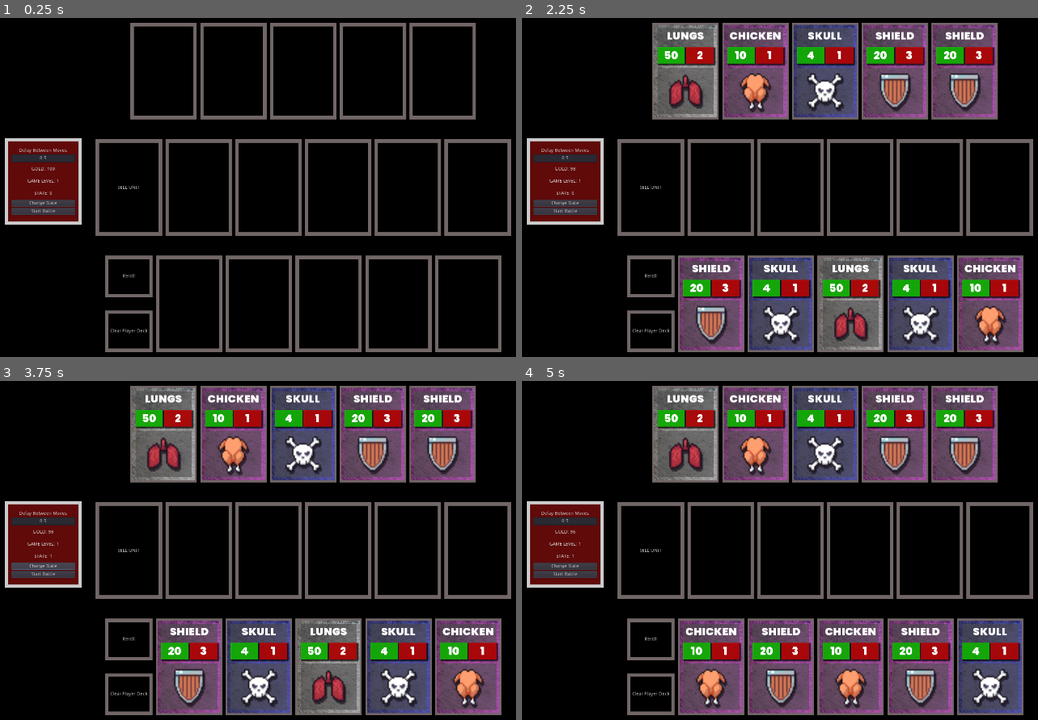
Above: before the commit, frames 1-4 (two rows, left to right).
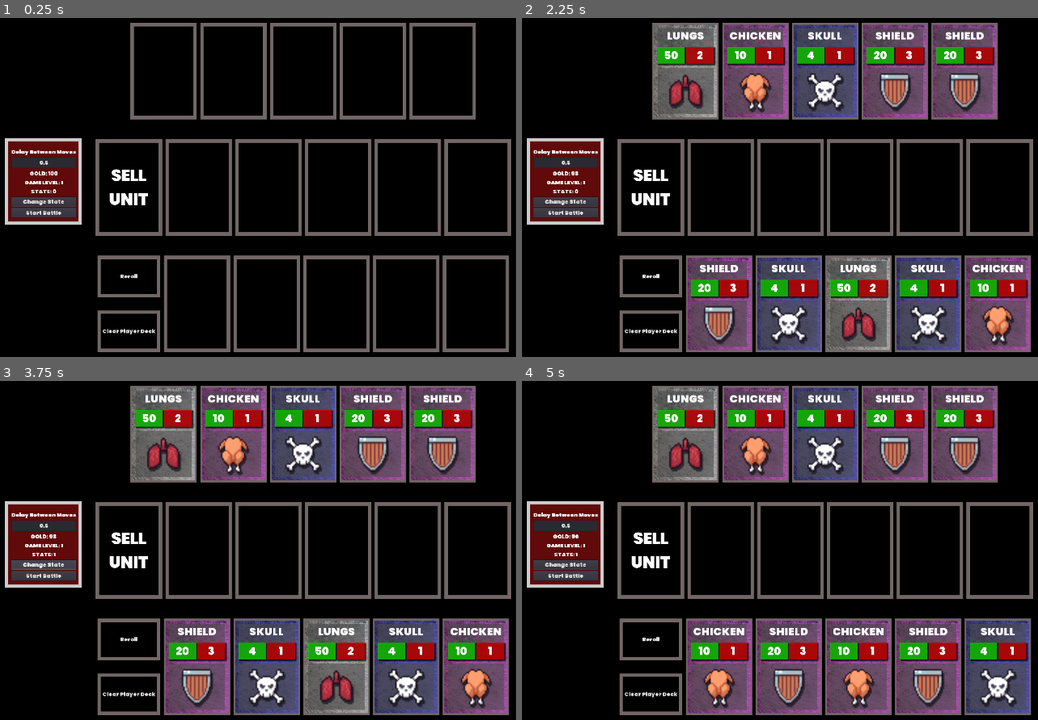
Above: after the commit, the same moments.

Repository: RM35/steel-chalk-asset
Game: Godot game, scene res://main.tscn
The game is run twice, just before and just after one commit, with the same random seed, the same clock (stepped at 60 frames per second) and the same inputs.
Inputs:
- Up to frame 1 (0.25 s): no input
- Up to frame 2 (2.25 s): click "Start Battle" at 0.5 s; click "Start Battle" at 1.25 s; click "Reroll" at 2 s
- Up to frame 3 (3.75 s): click "Clear Player Deck" at 2.75 s; click "Change State" at 3.5 s
- Up to frame 4 (5 s): click "Reroll" at 4.25 s

The runs differ from the first frame. In frame 1, 4.7% of the frame differs, in the area x 2-99%, y 38-99%; in frame 2, 12%; in frame 3, 12%; in frame 4, 12%.

Commit message:
update fonts

Diff:
--- a/sell_box/sell_box.tscn
+++ b/sell_box/sell_box.tscn
@@ -1,8 +1,13 @@
-[gd_scene load_steps=4 format=2]
+[gd_scene load_steps=6 format=2]
 
 [ext_resource path="res://card_slot/panel_style.tres" type="StyleBox" id=1]
 [ext_resource path="res://sell_box/sell_box.gd" type="Script" id=2]
 [ext_resource path="res://unit/sounds/Wood Block1.mp3" type="AudioStream" id=3]
+[ext_resource path="res://unit/textures/Poppins-Black.ttf" type="DynamicFontData" id=4]
+
+[sub_resource type="DynamicFont" id=1]
+size = 48
+font_data = ExtResource( 4 )
 
 [node name="SellBox" type="Panel"]
 margin_right = 187.0
@@ -19,9 +24,11 @@
 [node name="Label" type="Label" parent="."]
 anchor_right = 1.0
 anchor_bottom = 1.0
+custom_fonts/font = SubResource( 1 )
 text = "SELL UNIT"
 align = 1
 valign = 1
+autowrap = true
 
 [node name="SellSFX" type="AudioStreamPlayer" parent="."]
 stream = ExtResource( 3 )
--- a/world/world.tscn
+++ b/world/world.tscn
@@ -6,6 +6,10 @@
 [ext_resource path="res://card_slot/panel_style.tres" type="StyleBox" id=4]
 [ext_resource path="res://unit/sounds/African1.mp3" type="AudioStream" id=5]
 [ext_resource path="res://sell_box/sell_box.tscn" type="PackedScene" id=6]
+[ext_resource path="res://unit/textures/Poppins-Black.ttf" type="DynamicFontData" id=7]
+
+[sub_resource type="DynamicFont" id=2]
+font_data = ExtResource( 7 )
 
 [sub_resource type="StyleBoxFlat" id=1]
 bg_color = Color( 0.380392, 0.0431373, 0.0431373, 1 )
@@ -14,6 +18,15 @@
 border_width_right = 10
 border_width_bottom = 10
 
+[sub_resource type="DynamicFont" id=3]
+font_data = ExtResource( 7 )
+
+[sub_resource type="DynamicFont" id=4]
+font_data = ExtResource( 7 )
+
+[sub_resource type="DynamicFont" id=5]
+font_data = ExtResource( 7 )
+
 [node name="World" type="Control"]
 anchor_right = 1.0
 anchor_bottom = 1.0
@@ -109,16 +122,17 @@
 alignment = 1
 
 [node name="VB" type="VBoxContainer" parent="VB/ShopCards"]
-margin_left = 377.0
-margin_right = 508.0
+margin_left = 354.0
+margin_right = 531.0
 margin_bottom = 276.0
 custom_constants/separation = 50
 
 [node name="Reroll" type="Button" parent="VB/ShopCards/VB"]
-margin_right = 131.0
+margin_right = 177.0
 margin_bottom = 113.0
 size_flags_horizontal = 3
 size_flags_vertical = 3
+custom_fonts/font = SubResource( 2 )
 custom_styles/hover = ExtResource( 4 )
 custom_styles/pressed = ExtResource( 4 )
 custom_styles/focus = ExtResource( 4 )
@@ -128,10 +142,11 @@
 
 [node name="ClearTeam" type="Button" parent="VB/ShopCards/VB"]
 margin_top = 163.0
-margin_right = 131.0
+margin_right = 177.0
 margin_bottom = 276.0
 size_flags_horizontal = 3
 size_flags_vertical = 3
+custom_fonts/font = SubResource( 2 )
 custom_styles/hover = ExtResource( 4 )
 custom_styles/pressed = ExtResource( 4 )
 custom_styles/focus = ExtResource( 4 )
@@ -140,28 +155,28 @@
 text = "Clear Player Deck"
 
 [node name="CardSlot" parent="VB/ShopCards" instance=ExtResource( 1 )]
-margin_left = 528.0
-margin_right = 715.0
+margin_left = 551.0
+margin_right = 738.0
 margin_bottom = 276.0
 
 [node name="CardSlot2" parent="VB/ShopCards" instance=ExtResource( 1 )]
-margin_left = 735.0
-margin_right = 922.0
+margin_left = 758.0
+margin_right = 945.0
 margin_bottom = 276.0
 
 [node name="CardSlot3" parent="VB/ShopCards" instance=ExtResource( 1 )]
-margin_left = 942.0
-margin_right = 1129.0
+margin_left = 965.0
+margin_right = 1152.0
 margin_bottom = 276.0
 
 [node name="CardSlot4" parent="VB/ShopCards" instance=ExtResource( 1 )]
-margin_left = 1149.0
-margin_right = 1336.0
+margin_left = 1172.0
+margin_right = 1359.0
 margin_bottom = 276.0
 
 [node name="CardSlot5" parent="VB/ShopCards" instance=ExtResource( 1 )]
-margin_left = 1356.0
-margin_right = 1543.0
+margin_left = 1379.0
+margin_right = 1566.0
 margin_bottom = 276.0
 
 [node name="RerollSFX" type="AudioStreamPlayer" parent="."]
@@ -197,63 +212,70 @@
 [node name="VB" type="VBoxContainer" parent="Debug/Panel/MarginContainer"]
 margin_left = 20.0
 margin_top = 30.0
-margin_right = 209.0
-margin_bottom = 228.0
+margin_right = 212.0
+margin_bottom = 237.0
 
 [node name="Label" type="Label" parent="Debug/Panel/MarginContainer/VB"]
-margin_right = 189.0
-margin_bottom = 14.0
+margin_right = 192.0
+margin_bottom = 23.0
+custom_fonts/font = SubResource( 3 )
 text = "Delay Between Moves"
 align = 1
 valign = 1
 
 [node name="LineEdit" type="LineEdit" parent="Debug/Panel/MarginContainer/VB"]
-margin_top = 18.0
-margin_right = 189.0
-margin_bottom = 42.0
+margin_top = 27.0
+margin_right = 192.0
+margin_bottom = 60.0
+custom_fonts/font = SubResource( 4 )
 text = "0.5"
 align = 1
 
 [node name="Gold" type="Label" parent="Debug/Panel/MarginContainer/VB"]
-margin_top = 55.0
-margin_right = 189.0
-margin_bottom = 69.0
+margin_top = 64.0
+margin_right = 192.0
+margin_bottom = 87.0
 size_flags_horizontal = 3
 size_flags_vertical = 6
+custom_fonts/font = SubResource( 3 )
 text = "GOLD:"
 align = 1
 valign = 1
 
 [node name="Level" type="Label" parent="Debug/Panel/MarginContainer/VB"]
 margin_top = 91.0
-margin_right = 189.0
-margin_bottom = 105.0
+margin_right = 192.0
+margin_bottom = 114.0
 size_flags_horizontal = 3
 size_flags_vertical = 6
+custom_fonts/font = SubResource( 3 )
 text = "LEVEL:"
 align = 1
 valign = 1
 
 [node name="State" type="Label" parent="Debug/Panel/MarginContainer/VB"]
-margin_top = 127.0
-margin_right = 189.0
+margin_top = 118.0
+margin_right = 192.0
 margin_bottom = 141.0
 size_flags_horizontal = 3
 size_flags_vertical = 6
+custom_fonts/font = SubResource( 3 )
 text = "STATE:"
 align = 1
 valign = 1
 
 [node name="Button" type="Button" parent="Debug/Panel/MarginContainer/VB"]
-margin_top = 154.0
-margin_right = 189.0
+margin_top = 145.0
+margin_right = 192.0
 margin_bottom = 174.0
+custom_fonts/font = SubResource( 5 )
 text = "Change State"
 
 [node name="Battle" type="Button" parent="Debug/Panel/MarginContainer/VB"]
 margin_top = 178.0
-margin_right = 189.0
-margin_bottom = 198.0
+margin_right = 192.0
+margin_bottom = 207.0
+custom_fonts/font = SubResource( 5 )
 text = "Start Battle"
 
 [node name="RoundTimer" type="Timer" parent="."]
Not shown: 1 places in world/world.tscn that only renumber resources
